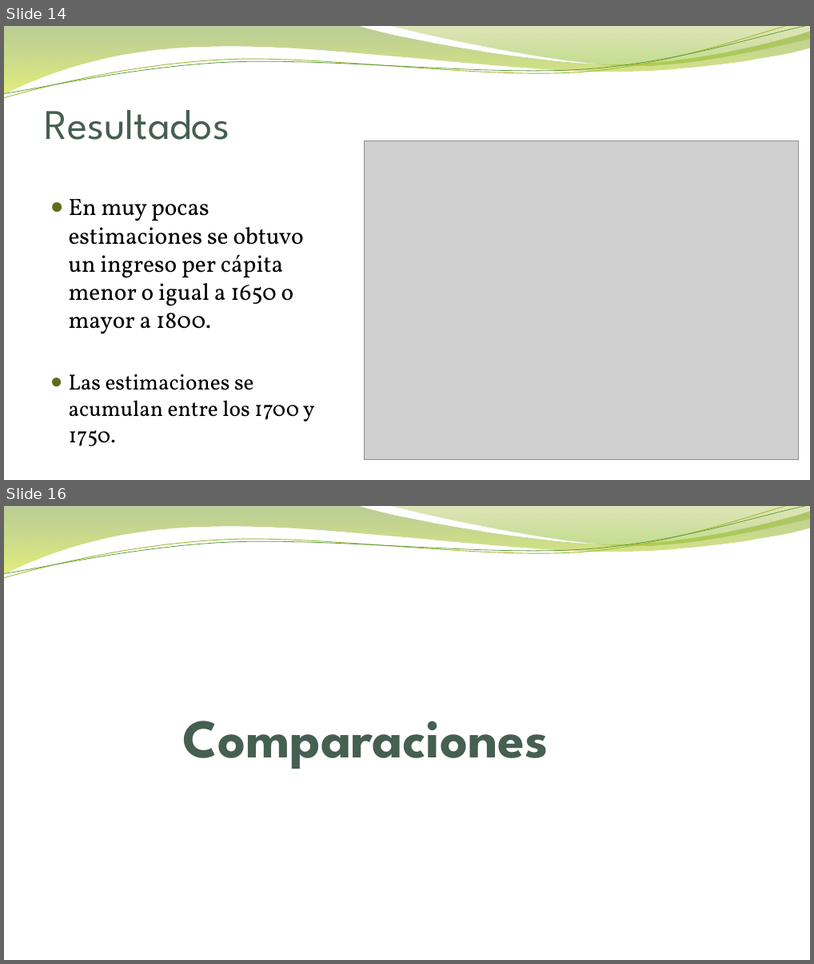
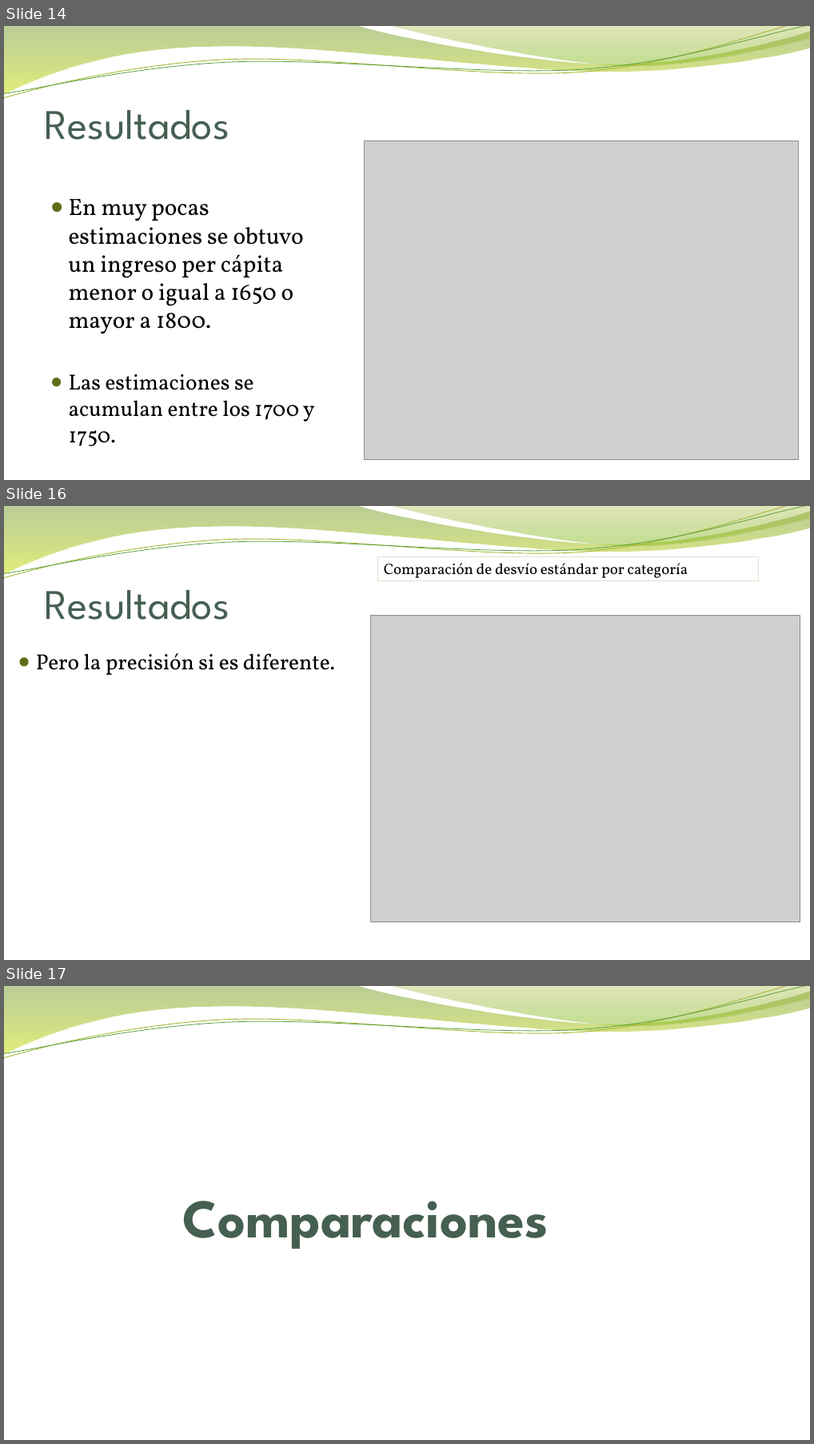
Before and after one commit to FaCamacho/Trabajo-final-muestreo, a slide deck: Presentación/Trabajo Final_Muestreo.pptx. Shown one above the other, each under a label of ours: slides 14 and 16 before the commit, slides 14, 16 and 17 after it; the slides between them are not shown. The pictures are 814x964 and 814x1444 pixels, drawn with LibreOffice and Linux fonts; fonts in the diff are those of the drawing; grey boxes stand for pictures; background and template pictures are left out. Boxes give left, top, right and bottom in pixels: in the first picture for what was removed or moved away, otherwise in the second. Text is boxed around its words. In the diff, an @@ line names an element or a change of style, - is before the commit and + after.

```diff
--- a/Presentación/Trabajo Final_Muestreo.pptx
+++ b/Presentación/Trabajo Final_Muestreo.pptx
@@ slide 16 added at [4,506,810,960], background picture (left out); not listed: 4 template elements that a slide beside it also shows @@
@@ rectangle added at [378,556,759,580], outline #E3DED1 0.75 pt, 18 pt, text #000000 @@
+Comparación de desvío estándar por categoría
@@ title added at [44,590,230,620], 50 pt, text #455F51 @@
+Resultados
@@ picture added at [371,616,801,922] @@
@@ text added at [36,653,335,675], 26 pt, text #000000 @@
+● Pero la precisión si es diferente.
@@ what was slide 16 is now slide 17 @@
```
Also in this commit, not shown: 1 slide changed, 1 other slide added, 1 slide removed, 1 other file.
